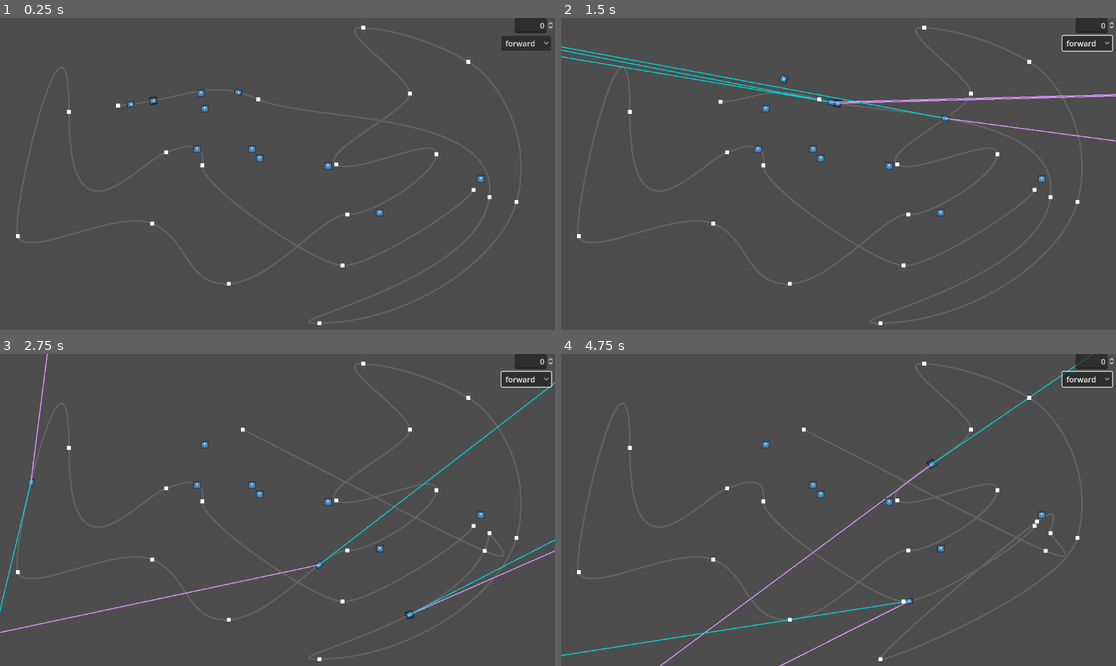
Above: before the commit, frames 1-4 (two rows, left to right).
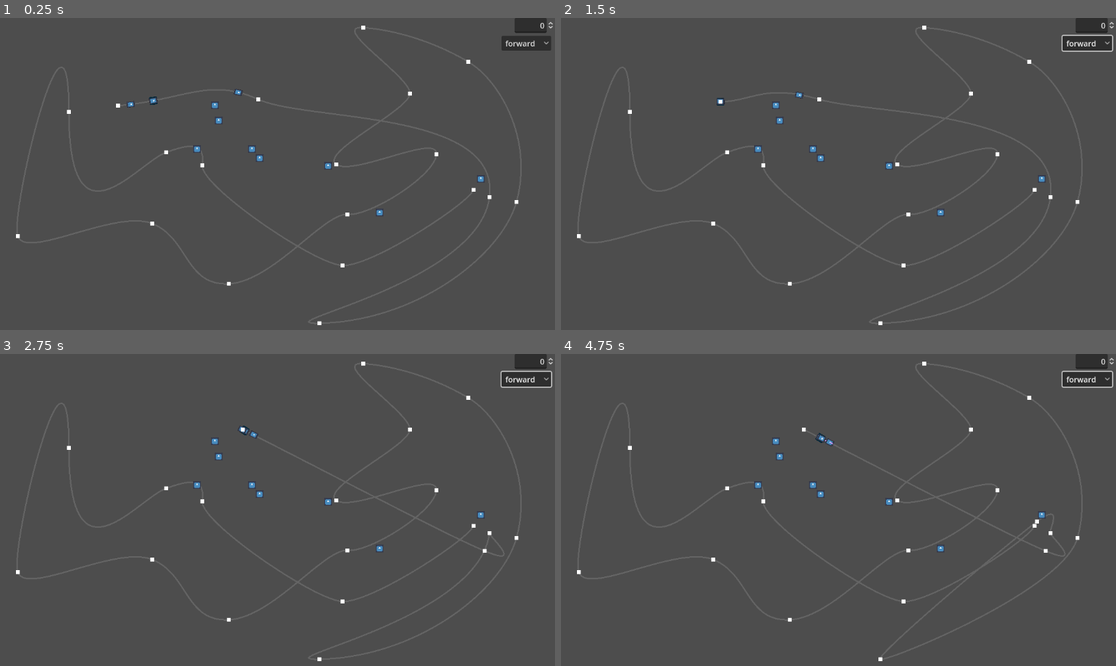
Above: after the commit, the same moments.

Repository: DeniZka/railway-path
Game: Godot game, scene res://main.tscn
The game is run twice, just before and just after one commit, with the same random seed, the same clock (stepped at 60 frames per second) and the same inputs. The engine's default icon, where the game draws it, is replaced by a stand-in: a white triangle on a blue panel in a dark square.
Inputs (mouse positions are in pixels of both pictures, inside the frame that each line leads up to):
- Up to frame 1 (0.25 s): no input
- Up to frame 2 (1.5 s): click "forward" at 0.5 s; tap Enter at 1.25 s; drag from (677, 105) to (805, 92) at 1.27 s
- Up to frame 3 (2.75 s): drag from (260, 435) to (482, 550) at 2.02 s
- Up to frame 4 (4.75 s): move the mouse to (1049, 531) at 2.77 s; hold W 2.78-3.5 s; click (1049, 531) at 2.92 s; drag from (1049, 531) to (971, 637) at 3.52 s; drag from (971, 637) to (1038, 522) at 4.27 s

The runs differ from the first frame. In frame 1, less than 0.1% of the frame differs, in the area x 35-41%, y 22-35%; in frame 2, 1.4%, in the area x 0-100%, y 9-40%; in frame 3, 1.1%; in frame 4, 1.0%.

Commit message:
train position fixes implemented

Diff:
--- a/RigidBody2D.gd
+++ b/RigidBody2D.gd
@@ -3,6 +3,7 @@
 signal dist_ready(dist: float)
 signal leader_chaned(obj: RigidBody2D)
 
+var path : Path2D =null
 var follow : PathFollow2D = null
 var active : bool = false #uses engine
 var dist : float = 0.0
@@ -73,9 +74,23 @@
 
 var prev_pos : Vector2 = Vector2.ZERO
 func _integrate_forces(state):
-	print(name, " ", position)
-	#print("POS:", position, follow.position)
-	#calculate next position
+		#TODO: generate self curve!!!
+	#Change follow position after collisions and movements
+	#FIX cuve cross section skip!!!
+	var clothest_offset = path.curve.get_closest_offset(position)
+	if abs(follow.progress - clothest_offset) < 100:
+		follow.progress = clothest_offset
+
+	#FIX: small fix for position displacing
+	if abs(position.x - follow.position.x) > 2.0:
+		position.x = follow.position.x
+		print(name, " X")
+	if abs(position.y - follow.position.y) > 2.0:
+		position.y = follow.position.y
+		print(name, " Y")
+		#TODO: calculate correct angular velocity!
+
+
 	var dir = 1
 	if abs(abs(state.linear_velocity.angle()) - abs(follow.rotation)) > PI/2:
 		dir = -1
@@ -99,12 +114,6 @@
 	prev_pos = position
 	state.linear_velocity = target_dist / state.step
 	$Line2D.points[1] = linear_velocity.rotated(-follow.rotation)
-
-	#FIXME: small fix for position displacing
-	if abs(position.x - follow.position.x) > 1.0:
-		position.x = follow.position.x
-	if abs(position.y - follow.position.y) > 1.0:
-		position.y = follow.position.y
 
 	#TODO: calculate correct angular velocity!
 	rotation = follow.rotation
--- a/main.gd
+++ b/main.gd
@@ -18,10 +18,13 @@
 			if node is RigidBody2D:
 				node.position = Vector2(0, 0)
 	loco.set_follow(follow)
+	loco.path = $Path2D
 	loco.active = true
 	#loco.connect_car($Train/Car.name)
+	car.path = $Path2D
 	car.set_follow($Path2D/CarPath)
 	#car.connect_car($Train/Car2.name)
+	$Train/Car2.path = $Path2D
 	$Train/Car2.set_follow($Path2D/CarPath2)
 	loco.direction = 1
 	var in_ : Vector2 = path.curve.get_point_in(0)
--- a/main.tscn
+++ b/main.tscn
@@ -102,11 +102,11 @@
 
 [node name="Boxes" type="Node2D" parent="."]
 
+[node name="Box3" parent="Boxes" instance=ExtResource("4_66pgm")]
+position = Vector2(454, 213)
+
 [node name="Box" parent="Boxes" instance=ExtResource("4_66pgm")]
-position = Vector2(417, 156)
-
-[node name="Box3" parent="Boxes/Box" instance=ExtResource("4_66pgm")]
-position = Vector2(8, 32)
+position = Vector2(446, 181)
 
 [node name="Box2" parent="Boxes" instance=ExtResource("4_66pgm")]
 position = Vector2(998, 334)
@@ -145,7 +145,6 @@
 [node name="CollisionShape2D" type="CollisionShape2D" parent="StaticBody2D"]
 position = Vector2(4.45386, -4.4429)
 rotation = 0.677188
-scale = Vector2(1, 1)
 shape = SubResource("RectangleShape2D_icb28")
 
 [node name="OptionButton" type="OptionButton" parent="."]
